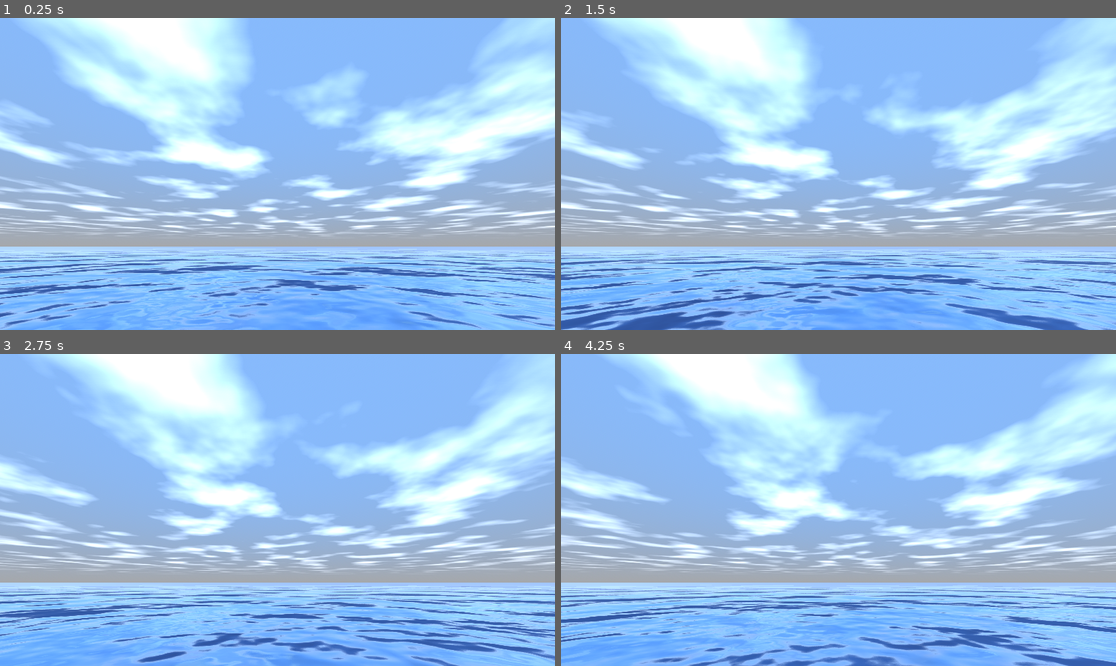
Above: before the commit, frames 1-4 (two rows, left to right).
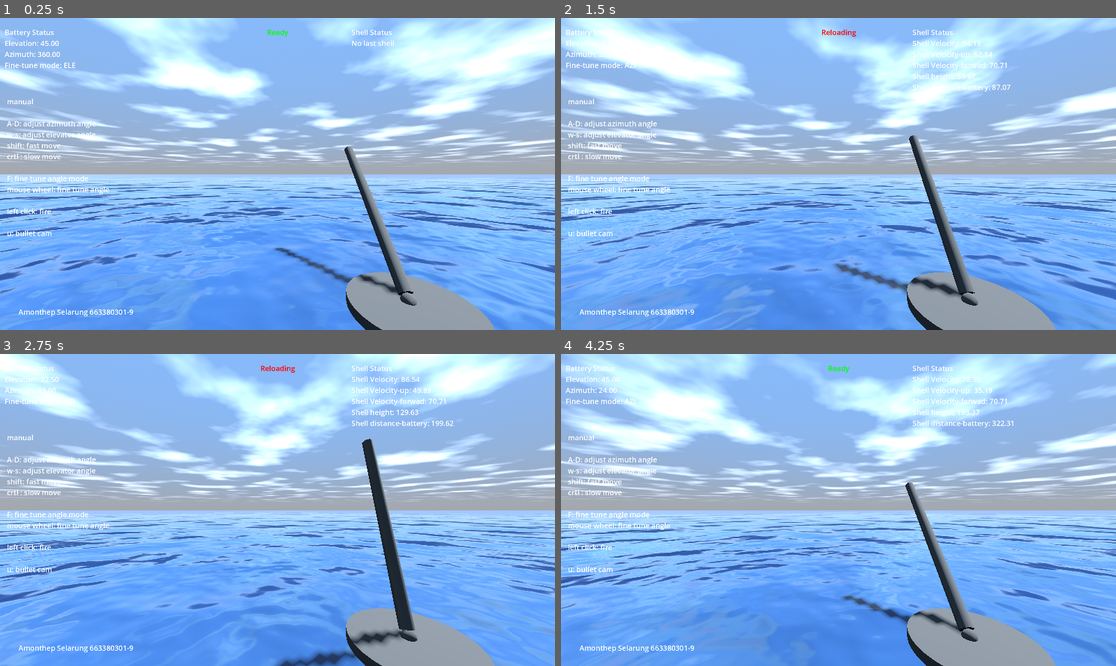
Above: after the commit, the same moments.

Repository: jimmoi/3d_game_team_god_khong_peace
Game: Godot game, scene res://scene/map_scene.tscn
Same seed, same stepped clock (60 frames per second), same inputs: the game is played once before the commit and once after it. This scene is started directly instead of the project's main scene.
Inputs (mouse positions are in pixels of both pictures, inside the frame that each line leads up to):
- Up to frame 1 (0.25 s): no input
- Up to frame 2 (1.5 s): move the mouse to (960, 158) at 0.52 s; hold D (right) 0.53-1.28 s; click (960, 158) at 0.6 s; move the mouse to (727, 189) at 1.27 s; hold S (down) from 1.28 s (still down); tap F (change_mode) at 1.35 s
- Up to frame 3 (2.75 s): click (166, 525) at 1.55 s; move the mouse to (333, 441) at 2.02 s; release S (down) at 2.03 s; hold D (right) from 2.03 s (still down); tap Mouse wheel down (fine_tune_down) at 2.1 s; click (333, 441) at 2.3 s
- Up to frame 4 (4.25 s): move the mouse to (810, 572) at 2.77 s; release D (right) at 2.78 s; hold W (up) 2.78-3.53 s; tap Mouse wheel up (fine_tune_up) at 2.85 s; click (810, 572) at 3.05 s; move the mouse to (1005, 556) at 3.52 s; hold A (left) from 3.53 s (still down); click (1005, 556) at 3.6 s

The runs differ from the first frame. In frame 1, 82% of the frame differs, in the area x 0-100%, y 0-100%; in frame 2, 85%; in frame 3, 85%; in frame 4, 86%.

Commit message:
add gun to ocean

Diff:
--- /dev/null
+++ b/scene/map_scene.gd
@@ -0,0 +1,14 @@
+extends Node3D
+
+func _on_gun_fire(bullet_obj, muzzle, bullet_speed) -> void:
+	bullet_obj.hit.connect(_on_explode)
+	add_child(bullet_obj)
+	bullet_obj.global_transform = muzzle.global_transform
+	var forward_vector: Vector3 = bullet_obj.global_transform.basis.y
+	bullet_obj.linear_velocity = forward_vector * bullet_speed
+
+func _on_explode(explosion_sfx, explosion_effect, hit_position):
+	add_child(explosion_sfx)
+	explosion_sfx.play()
+	add_child(explosion_effect)
+	explosion_effect.global_position = hit_position
--- a/scene/map_scene.tscn
+++ b/scene/map_scene.tscn
@@ -1,4 +1,7 @@
-[gd_scene load_steps=15 format=3 uid="uid://cdin4o633pip7"]
+[gd_scene load_steps=18 format=3 uid="uid://cdin4o633pip7"]
+
+[ext_resource type="Script" uid="uid://yhiwa1kexu2o" path="res://scene/map_scene.gd" id="1_dhios"]
+[ext_resource type="PackedScene" path="res://gun.tscn" id="1_pwi0h"]
 
 [sub_resource type="Shader" id="Shader_03pub"]
 code = "// NOTE: Shader automatically converted from Godot Engine 4.5.stable's StandardMaterial3D.
@@ -276,7 +279,12 @@
 background_mode = 2
 sky = SubResource("Sky_pwi0h")
 
+[sub_resource type="CylinderShape3D" id="CylinderShape3D_dhios"]
+height = 5.0
+radius = 3500.0
+
 [node name="Map_scene" type="Node3D"]
+script = ExtResource("1_dhios")
 
 [node name="MeshInstance3D" type="MeshInstance3D" parent="."]
 transform = Transform3D(1, 0, 0, 0, 1, 0, 0, 0, 1, -0.3165846, -0.28082943, 0.22320795)
@@ -290,5 +298,15 @@
 [node name="WorldEnvironment" type="WorldEnvironment" parent="."]
 environment = SubResource("Environment_dhios")
 
-[node name="Camera3D" type="Camera3D" parent="."]
-transform = Transform3D(1, 0, 0, 0, 0.94164693, -0.33660227, 0, 0.33660227, 0.94164693, 0, 0.6507149, 0)
+[node name="gun" parent="." instance=ExtResource("1_pwi0h")]
+transform = Transform3D(1, 0, 0, 0, 1, 0, 0, 0, 1, 0, 0, -3.130268)
+min_barrel_angle = -80
+bullet_speed = 100
+
+[node name="floor" type="StaticBody3D" parent="."]
+
+[node name="CollisionShape3D" type="CollisionShape3D" parent="floor"]
+transform = Transform3D(1, 0, 0, 0, 1, 0, 0, 0, 1, -1.985, -2.5, 0)
+shape = SubResource("CylinderShape3D_dhios")
+
+[connection signal="fire" from="gun" to="." method="_on_gun_fire"]
Not shown, added: scene/map_scene.gd.uid
